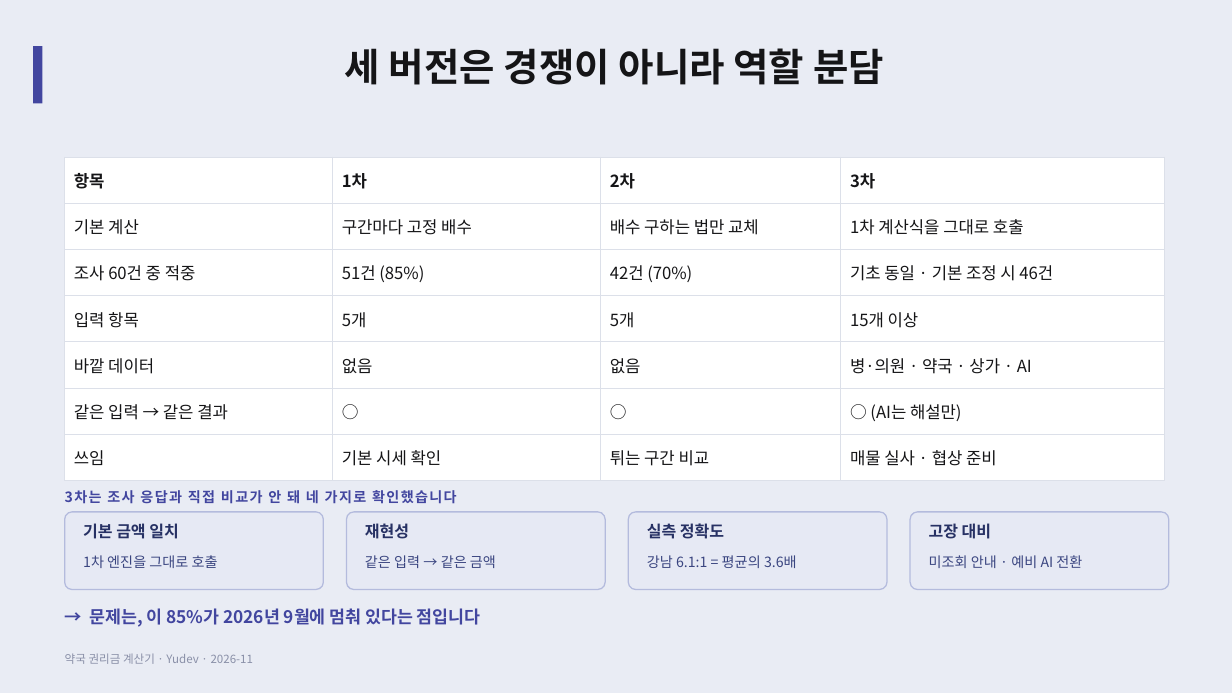
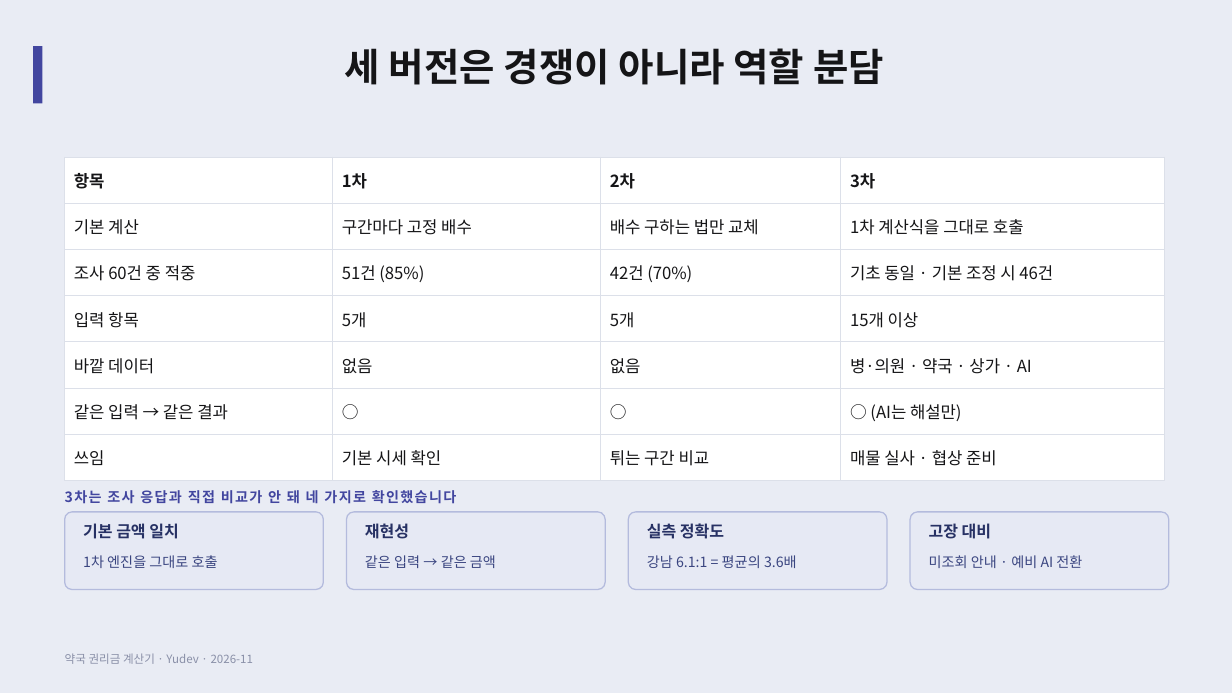
Before and after one commit to YUSEONCHUN/calculating, a slide deck: slide 22 of doc/slides/권리금계산기_프로젝트.pptx. Drawn at 1232x693 pixels with LibreOffice and Linux fonts; fonts in the diff are those of the drawing. Boxes give left, top, right and bottom in pixels: in the first picture for what was removed or moved away, otherwise in the second. Text is boxed around its words. In the diff, an @@ line names an element or a change of style, - is before the commit and + after.

```diff
--- a/doc/slides/권리금계산기_프로젝트.pptx
+++ b/doc/slides/권리금계산기_프로젝트.pptx
@@ text removed at [90,608,480,627] @@
-→ 문제는, 이 85%가 2026년 9월에 멈춰 있다는 점입니다
```
Also in this commit, not shown: 13 other slides changed, 2 other files.
